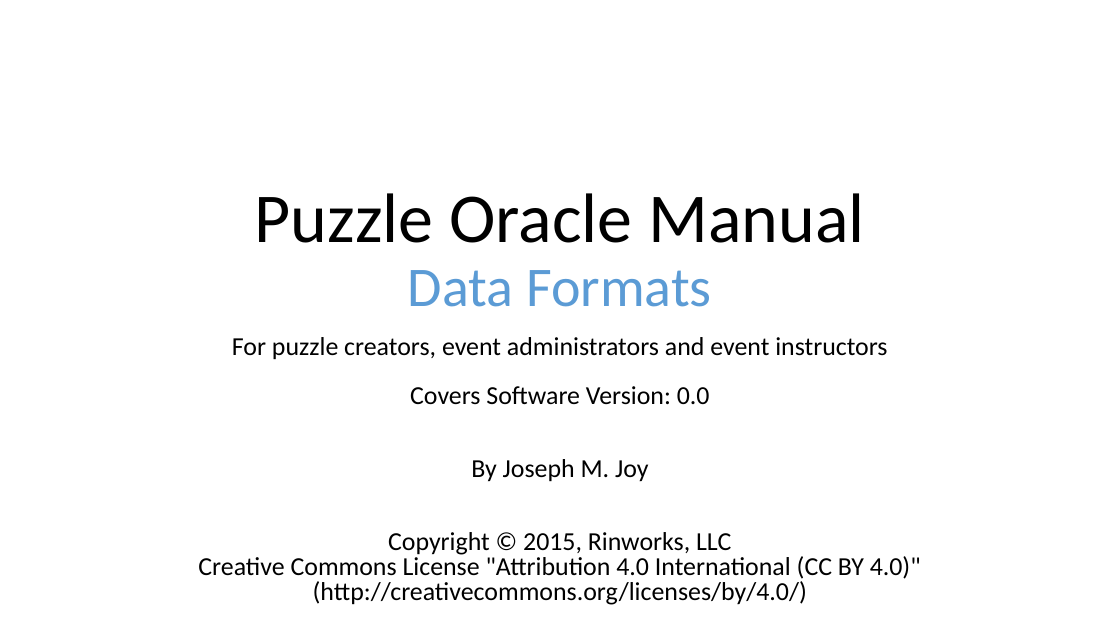
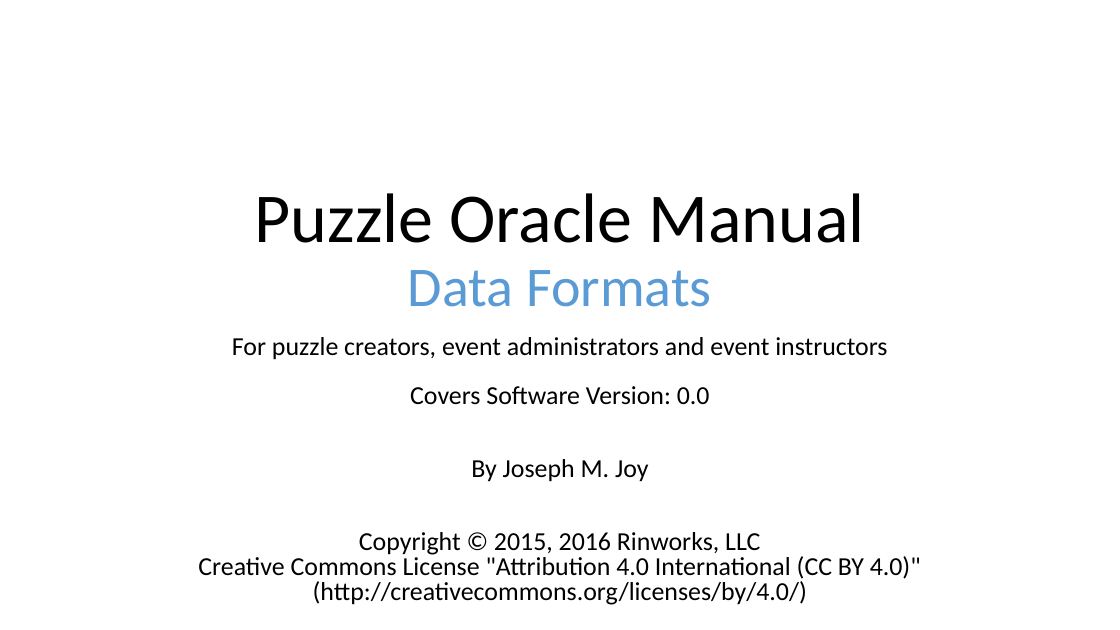
Before and after one commit to eastsideweb/experimental, a slide deck: slide 1 of pzo/docs/PuzzleOracleManual-data-formats.pptx. Drawn at 1120x630 pixels with LibreOffice and Linux fonts; fonts in the diff are those of the drawing. Boxes give left, top, right and bottom in pixels: in the first picture for what was removed or moved away, otherwise in the second. Text is boxed around its words. In the diff, an @@ line names an element or a change of style, - is before the commit and + after.

Commit message:
Updated data format presentation - just with copyright year.

```diff
--- a/pzo/docs/PuzzleOracleManual-data-formats.pptx
+++ b/pzo/docs/PuzzleOracleManual-data-formats.pptx
@@ subtitle at (198, 532, 921, 605): text changed @@
-Copyright © 2015, Rinworks, LLC
-Creative Commons License "Attribution 4.0 International (CC BY 4.0)"
-(http://creativecommons.org/licenses/by/4.0/)
+Copyright © 2015, 2016 Rinworks, LLC
+Creative Commons License "Attribution 4.0 International (CC BY 4.0)"
+(http://creativecommons.org/licenses/by/4.0/)
```
